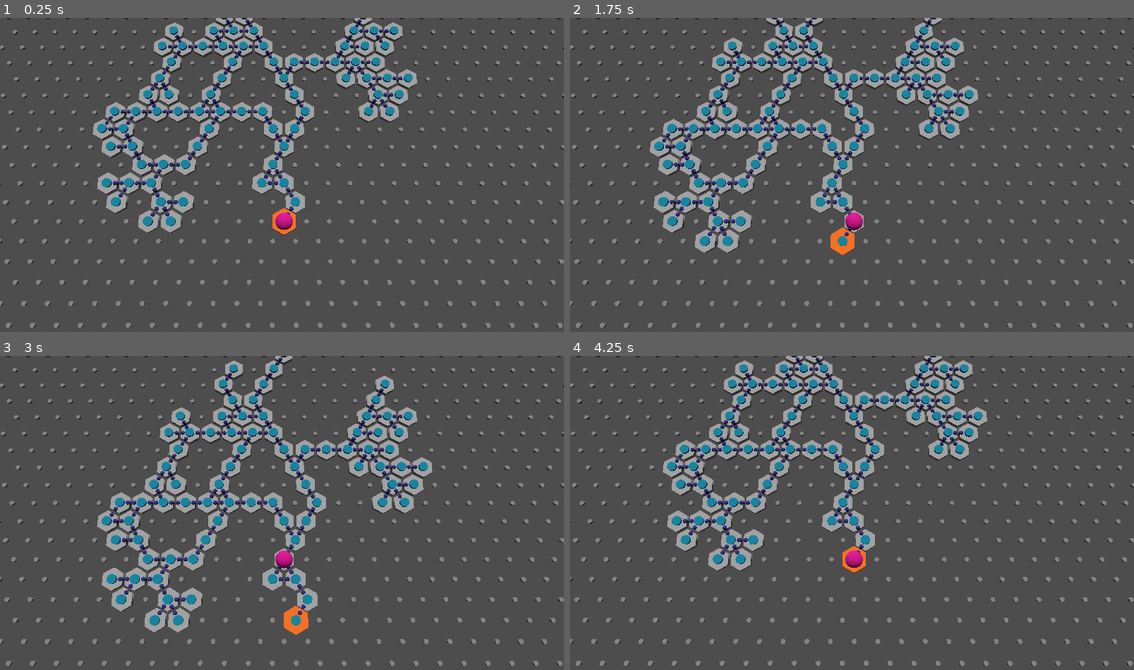
Above: before the commit, frames 1-4 (two rows, left to right).
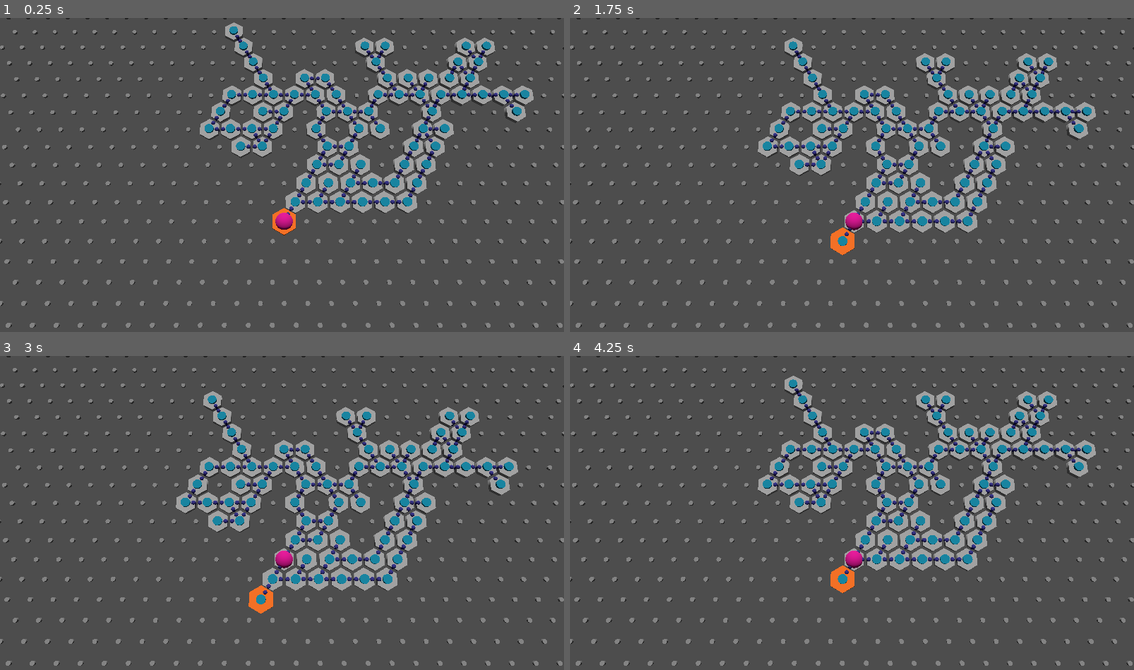
Above: after the commit, the same moments.

Repository: SamppuS/Rabbits_Requiem
Game: Godot game, scene res://levels/level.tscn
Two runs of this game, one before a commit and one after it. Both use one fixed random seed, a clock stepped at 60 frames per second and the inputs below.
Inputs:
- Up to frame 1 (0.25 s): no input
- Up to frame 2 (1.75 s): tap Enter at 0.5 s; tap A (a) at 0.6 s; tap D (d) at 0.8, 1.35 s; tap Space at 1.25 s; tap E (e) at 1.55 s
- Up to frame 3 (3 s): tap Enter at 2 s; tap E (e) at 2.1 s; tap W (w) at 2.3, 2.85 s; tap Space at 2.75 s
- Up to frame 4 (4.25 s): tap X (x) at 3.05, 3.6 s; tap Enter at 3.5 s; tap Z (z) at 3.8 s

The runs differ from the first frame. In frame 1, 20% of the frame differs, in the area x 16-95%, y 0-69%; in frame 2, 21%, in the area x 14-94%, y 0-75%; in frame 3, 19%; in frame 4, 20%.

Commit message:
Made grid size automatically be the smallest possible, made traffic number customizable and added instructional comments for easier customization.

Diff:
--- a/rabbits_requiem/levels/level.gd
+++ b/rabbits_requiem/levels/level.gd
@@ -3,11 +3,22 @@
 @export_category("Exports")
 @export_subgroup("Maze Settings")
 @export var cave_depth : int = 14 # generates cave systems that are n steps away from sp.
-@export var average_tile_count : int = 80 # the closer the av_tilecount is to cave depth tile average, the faster cave is generated
-@export var max_variance: int = 10 # lower variance leads to longer cave generation
-@export var traffic_limit: int = 20 # controls how densely caves are generated
-
-var grid_size = (cave_depth+2) * 2
+@export var average_tile_count : int = 70 # the closer the av_tilecount is to cave depth tile average, the faster cave is generated
+@export var max_variance: int = 10 # higher variance leads to faster cave generation but more random results
+
+@export var traffic_limit: int = 20 # controls how densely caves are generated (around 20 seems good!!!)
+
+# Varying the ratio between cave_depth and average_tile_count leads to differently shaped caves!
+# Examples:
+#   - high ratio leads to more cross roads and dead ends
+#   - low ratio leads to more straight caves and less dead ends
+#
+# Good combinations:
+# 14 : 80 : 10 = seems like a good balance
+# 8 : 100 : 10 = leads to less deep but more maze like structure
+# n>50 : ? : n>10000 = leads to huge caves FAST!!
+
+var grid_size = (cave_depth+1) * 2 # grid size is based on longest possible cave system. DO NOT CHANGE!!
 
 
 @export_subgroup("Meshes")
@@ -50,9 +61,11 @@
 		if cavern > average_tile_count + max_variance/2 or cavern < average_tile_count - max_variance/2:
 			clear_cave()
 		else:
+			print("Number of cave tiles is ", cavern)
 			break
 	draw_cave()
 	player.position = pos_from_tile(current)
+
 
 
 func _input(event):
